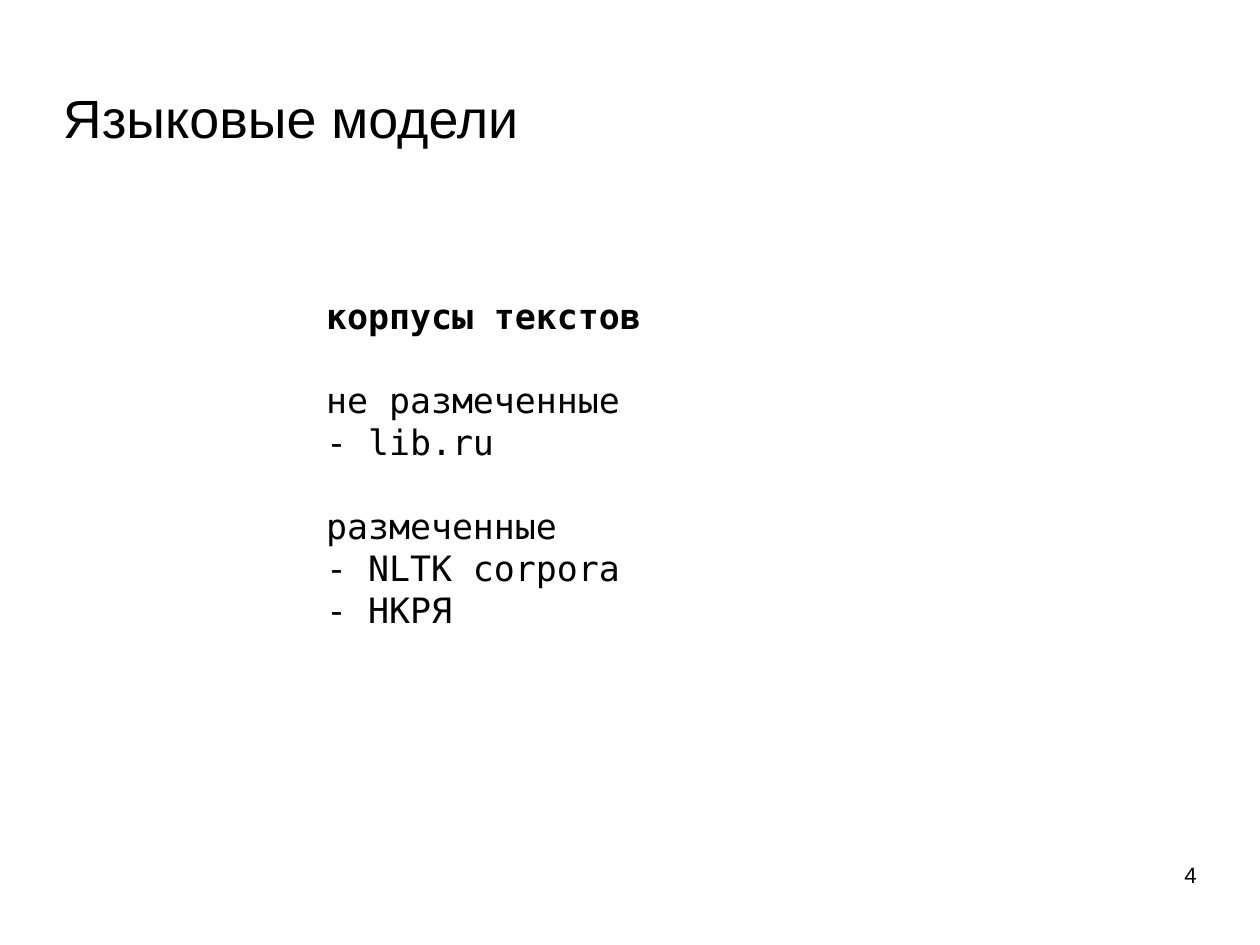
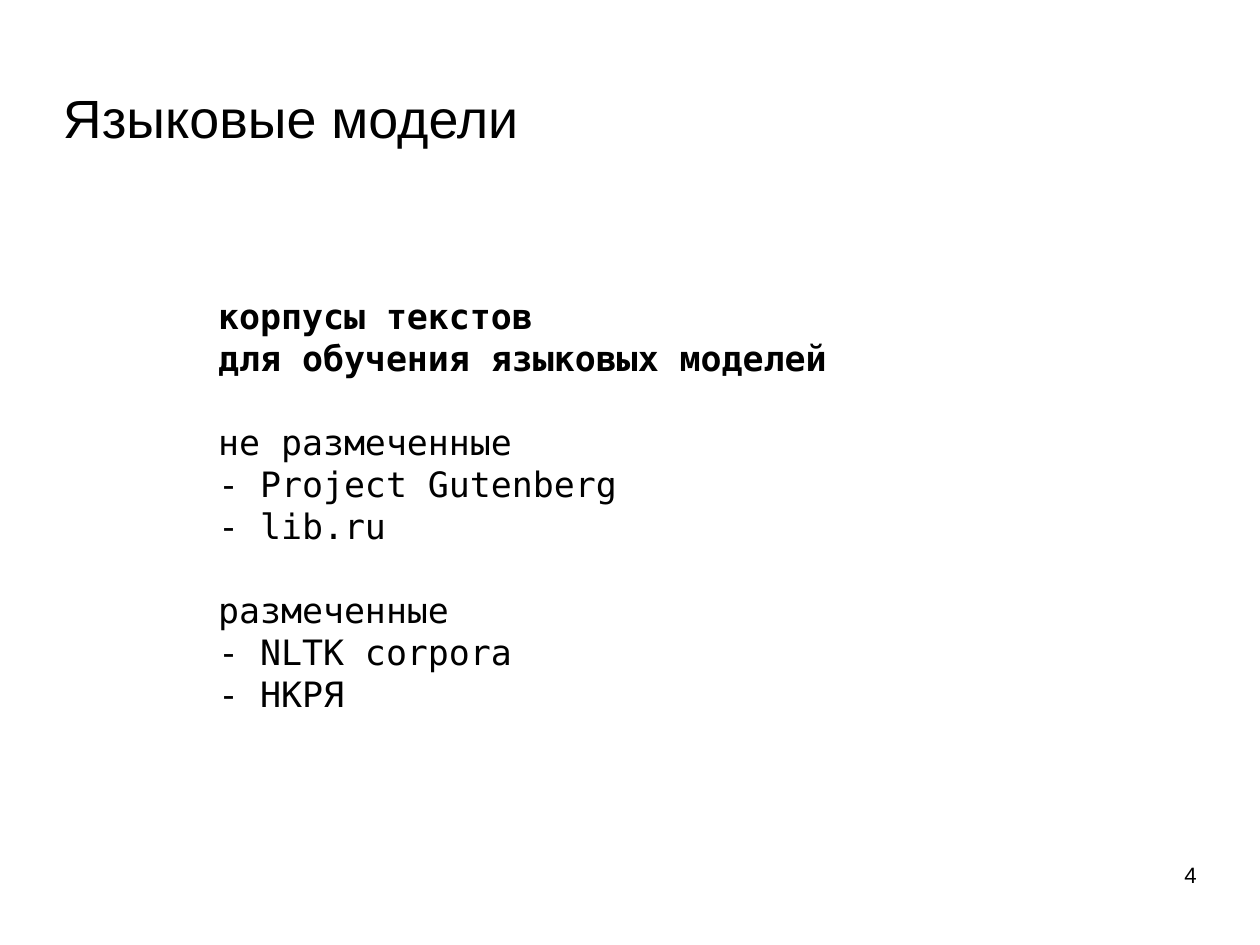
Before and after one commit to mechanoid5/ml_nlp_2022, a slide deck: slide 4 of 05-lang-model.odp. Drawn at 1260x945 pixels with LibreOffice and Linux fonts; fonts in the diff are those of the drawing; background and template pictures are left out. Boxes give left, top, right and bottom in pixels: in the first picture for what was removed or moved away, otherwise in the second. Text is boxed around its words. In the diff, an @@ line names an element or a change of style, - is before the commit and + after.

```diff
--- a/05-lang-model.odp
+++ b/05-lang-model.odp
@@ text "корпусы текстов": place and size @@
-text "корпусы текстов" at (326, 309, 641, 623)
+text "корпусы текстов" at (218, 309, 827, 707)
@@ text at (218, 343, 827, 379): paragraph added @@
+для обучения языковых моделей
@@ text at (260, 470, 617, 505): paragraph added @@
+- Project Gutenberg
```
Also in this commit, not shown: 4 other slides changed, 5 slides added, 2 slides removed, 1 other file.
